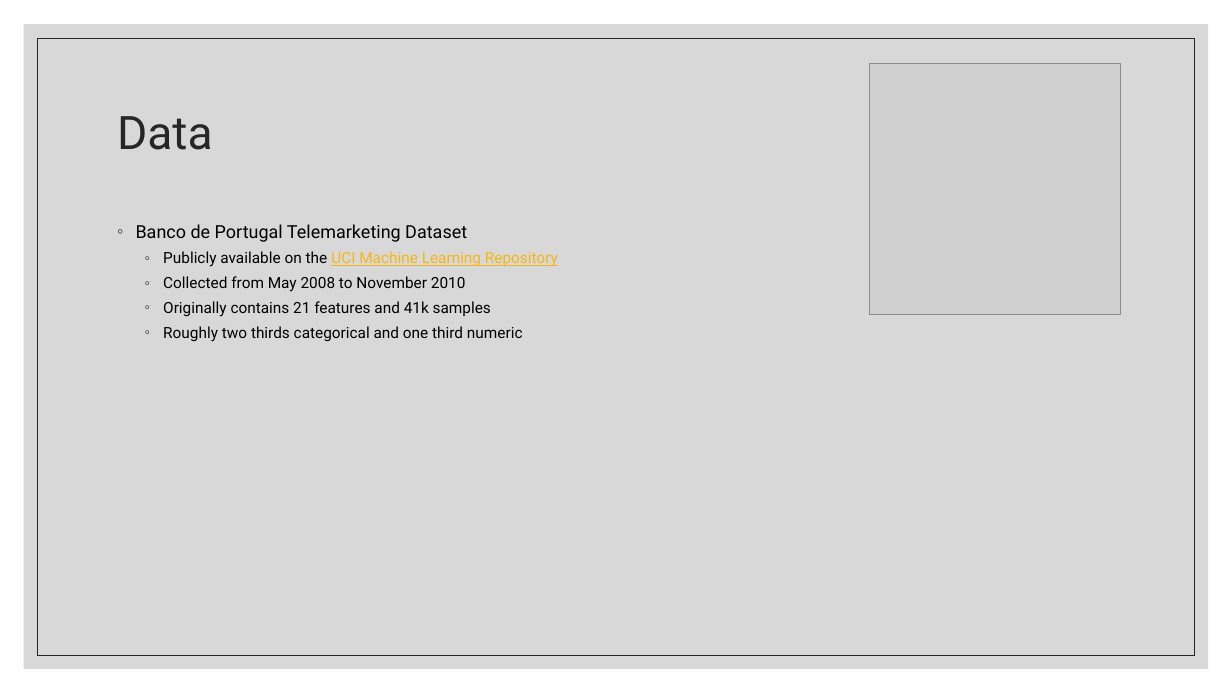
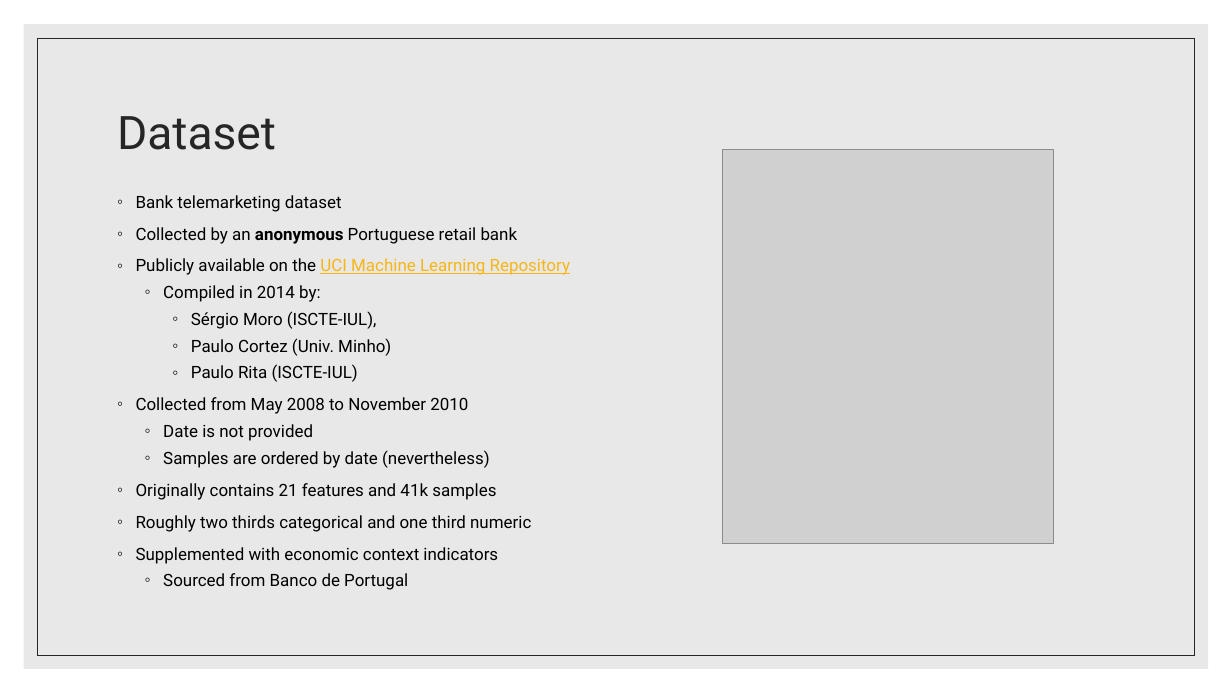
Before and after one commit to ndgigliotti/dsc-phase-3-project, a slide deck: slide 3 of presentation/predicting_bank_telemarketing_sales.pptx. Drawn at 1232x693 pixels with LibreOffice and Linux fonts; fonts in the diff are those of the drawing; grey boxes stand for pictures. Boxes give left, top, right and bottom in pixels: in the first picture for what was removed or moved away, otherwise in the second. Text is boxed around its words. In the diff, an @@ line names an element or a change of style, - is before the commit and + after.

```diff
--- a/presentation/predicting_bank_telemarketing_sales.pptx
+++ b/presentation/predicting_bank_telemarketing_sales.pptx
@@ rectangle added at bbox=[0, 0, 1232, 693], fill #FFFFFF @@
@@ rectangle removed at bbox=[24, 24, 1209, 669] @@
@@ rectangle added at bbox=[24, 24, 1209, 669], fill #D9D9D9 at 60% opacity @@
@@ rectangle removed at bbox=[38, 38, 1195, 655] @@
@@ rectangle added at bbox=[38, 38, 1195, 655], outline #262626 0.5 pt @@
@@ picture removed at bbox=[870, 64, 1121, 315] @@
@@ title at bbox=[117, 116, 276, 150]: text changed @@
-Data
+Dataset
@@ picture added at bbox=[723, 150, 1055, 543] @@
@@ text "Bank telemarketing dataset": place and size @@
-text "Bank telemarketing dataset" at bbox=[136, 224, 558, 342]
+text "Bank telemarketing dataset" at bbox=[136, 195, 570, 590]
@@ text "Bank telemarketing dataset" at bbox=[136, 195, 570, 590]: columns 2 to 1 @@
@@ text at bbox=[136, 195, 518, 244]: text changed; size 14 to 13.2 pt @@
-◦ Banco de Portugal Telemarketing Dataset
+◦ Bank telemarketing dataset
+◦ Collected by an anonymous Portuguese retail bank
@@ text at bbox=[136, 258, 570, 532]: size 12 to 13.2 pt in "Publicly available on the UCI Machine Learning ...", "Collected from May 2008 to November 2010", "Originally contains 21 features and 41k samples", "Roughly two thirds categorical and one third ..."; list level 2 to 1 in "Publicly available on the UCI ..."; bullet colour #262626 to #000000; list level 2 to 1 in "Collected from May 2008 to ..."; list level 2 to 1 in "Originally contains 21 features and ..."; list level 2 to 1 in "Roughly two thirds categorical and ..." @@
@@ text at bbox=[163, 285, 391, 382]: paragraphs added @@
+  ◦ Compiled in 2014 by:
+    ◦ Sérgio Moro (ISCTE-IUL),
+    ◦ Paulo Cortez (Univ. Minho)
+    ◦ Paulo Rita (ISCTE-IUL)
@@ text at bbox=[163, 424, 490, 468]: paragraphs added @@
+  ◦ Date is not provided
+  ◦ Samples are ordered by date (nevertheless)
@@ text at bbox=[136, 547, 498, 590]: paragraphs added @@
+◦ Supplemented with economic context indicators
+  ◦ Sourced from Banco de Portugal
```
Also in this commit, not shown: 9 other slides changed, 1 slide added, 1 other file.
